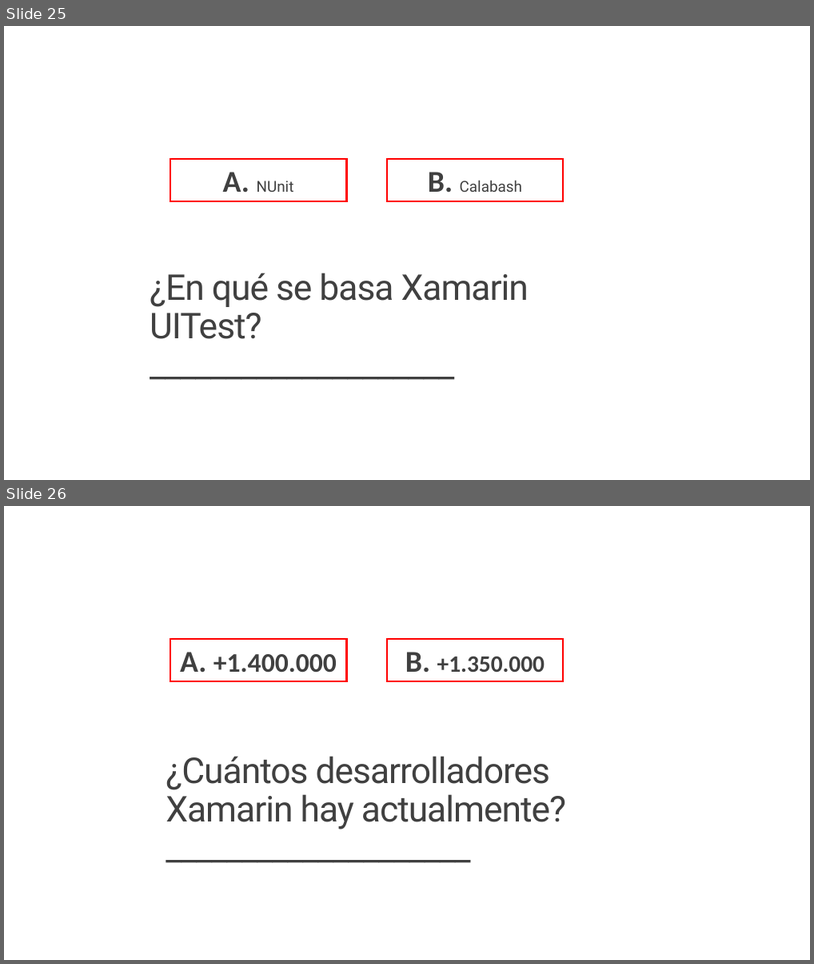
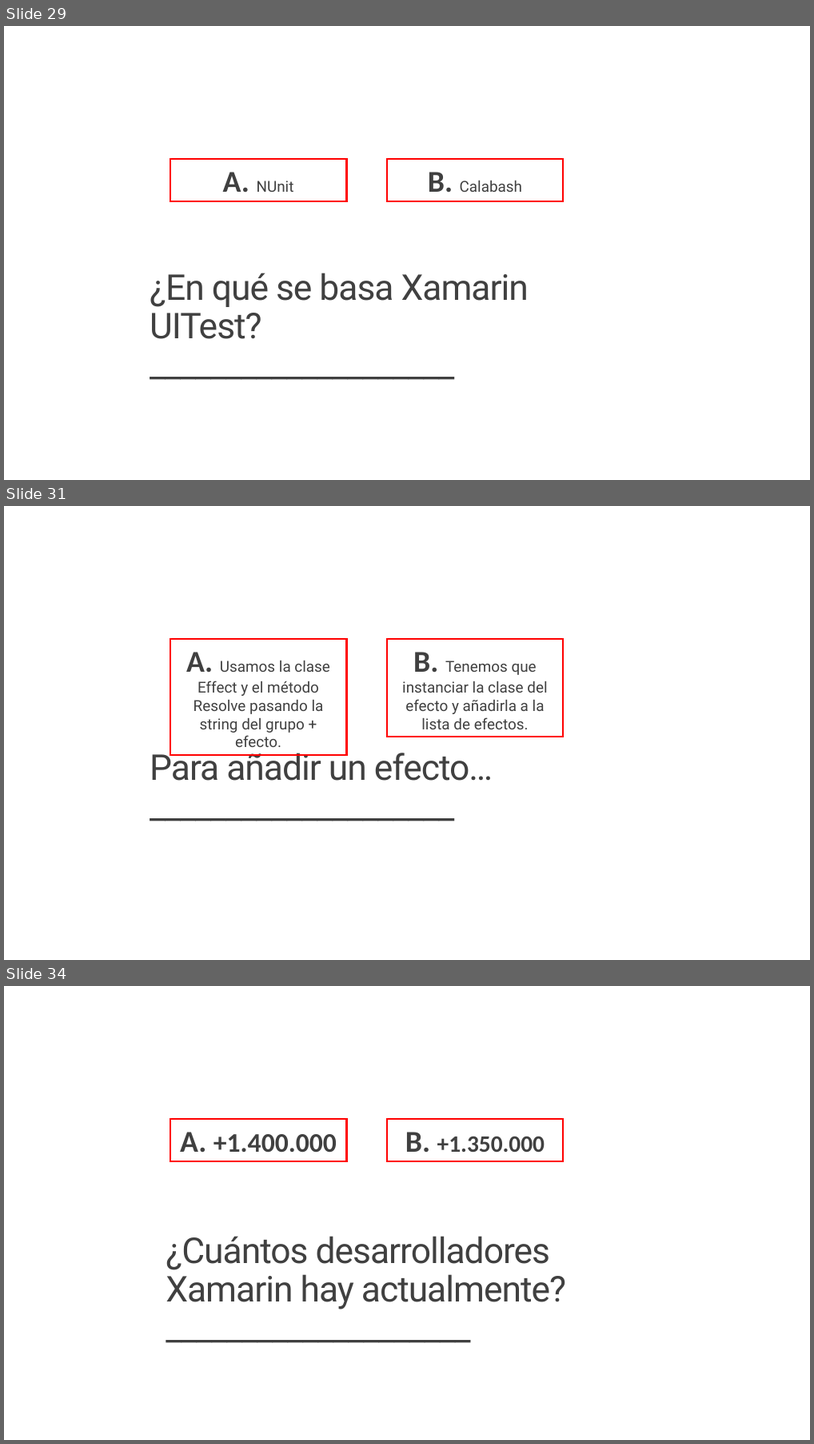
Before and after one commit to jsuarezruiz/Events, a slide deck: Xamarin 4 Party/03. Xamarin 4 Contest.pptx. Shown one above the other, each under a label of ours: slides 25 and 26 before the commit, slides 29, 31 and 34 after it; the slides between them are not shown. The pictures are 814x964 and 814x1444 pixels, drawn with LibreOffice and Linux fonts; fonts in the diff are those of the drawing. Boxes give left, top, right and bottom in pixels: in the first picture for what was removed or moved away, otherwise in the second. Text is boxed around its words. In the diff, an @@ line names an element or a change of style, - is before the commit and + after.

```diff
--- a/Xamarin 4 Party/03. Xamarin 4 Contest.pptx
+++ b/Xamarin 4 Party/03. Xamarin 4 Contest.pptx
@@ slide 31 added at box(4, 506, 810, 960), background #FFFFFF @@
@@ rectangle added at box(170, 639, 347, 755), outline #FF0000 2.25 pt, 18 pt, text #404040 @@
+A. Usamos la clase Effect y el método Resolve pasando la string del grupo + efecto.
@@ rectangle added at box(387, 639, 563, 736), outline #FF0000 2.25 pt, 18 pt, text #404040 @@
+B. Tenemos que instanciar la clase del efecto y añadirla a la lista de efectos.
@@ title added at box(150, 747, 493, 780), 42.3 pt, text #404040 @@
+Para añadir un efecto…
+____________________
@@ what was slide 25 is now slide 29 @@
@@ what was slide 26 is now slide 34 @@
```
Also in this commit, not shown: 7 other slides added, 22 other files.
